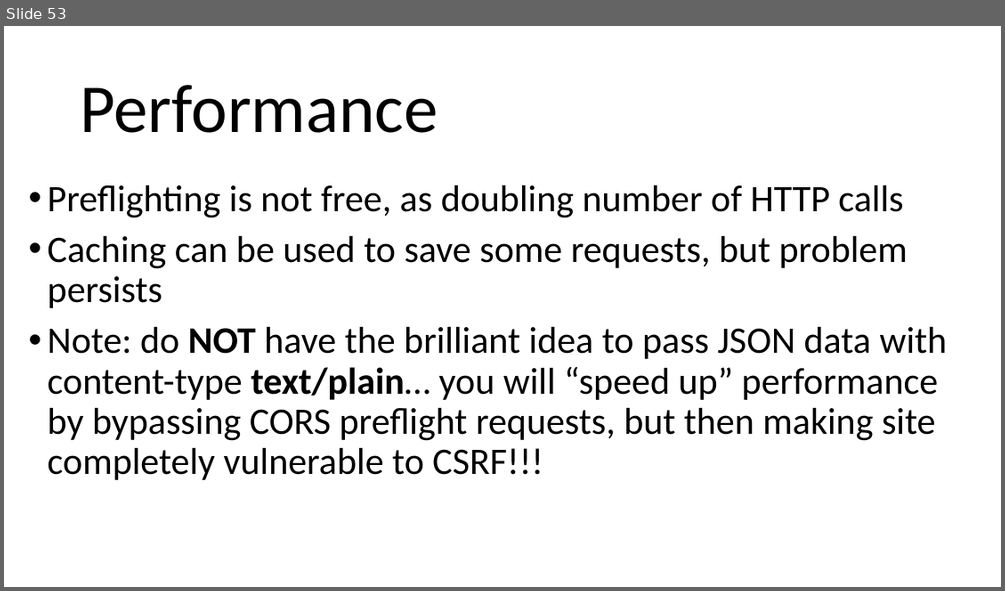
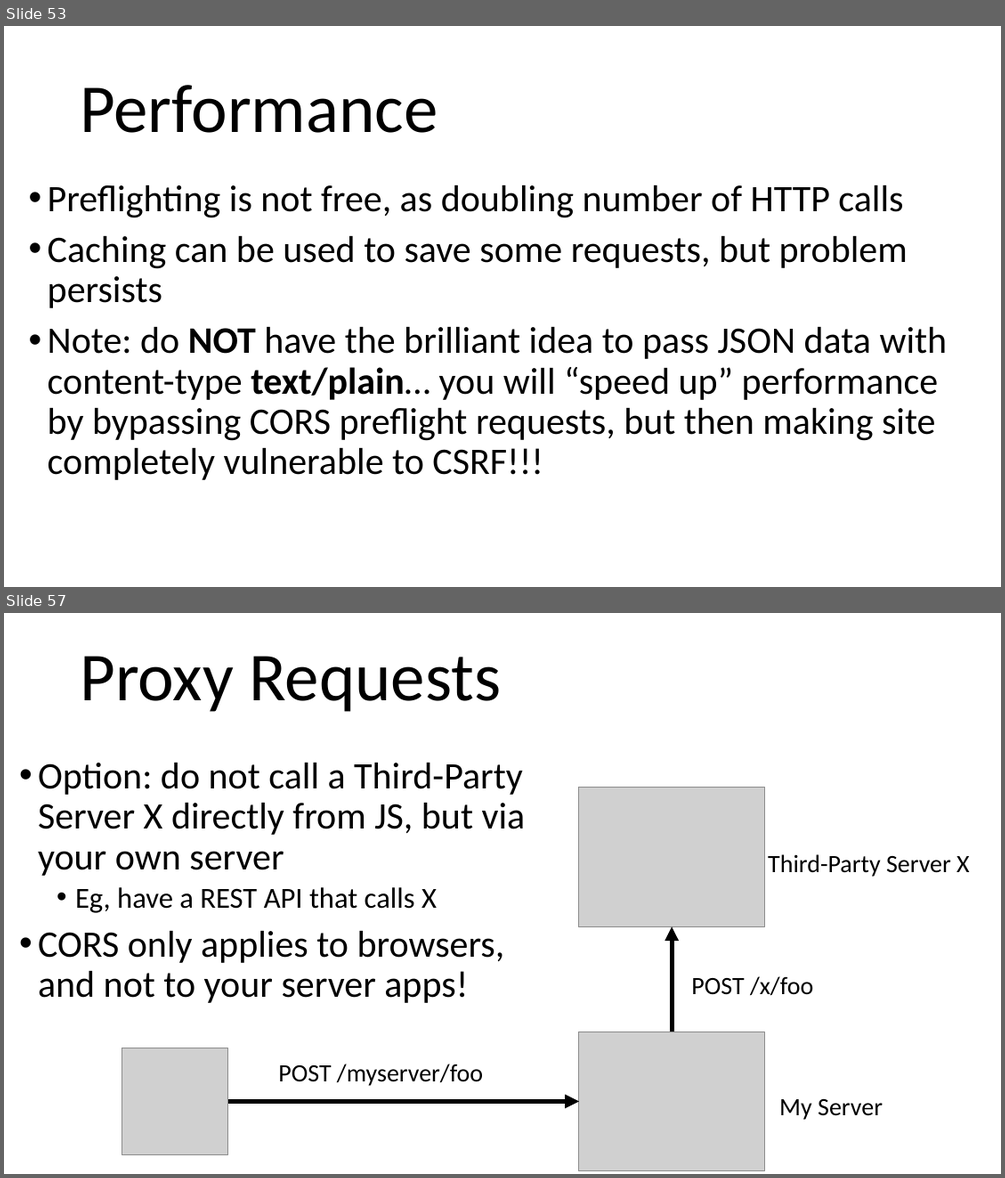
Before and after one commit to arcuri82/web_development_and_api_design, a slide deck: docs/slides/lesson_08.pptx. Shown one above the other, each under a label of ours: slide 53 before the commit, slides 53 and 57 after it; the slides between them are not shown. The pictures are 1005x591 and 1005x1178 pixels, drawn with LibreOffice and Linux fonts; fonts in the diff are those of the drawing; grey boxes stand for pictures. Boxes give left, top, right and bottom in pixels: in the first picture for what was removed or moved away, otherwise in the second. Text is boxed around its words. In the diff, an @@ line names an element or a change of style, - is before the commit and + after.

```diff
--- a/docs/slides/lesson_08.pptx
+++ b/docs/slides/lesson_08.pptx
@@ slide 57 added at <box>4,613,1001,1174</box>, background #FFFFFF @@
@@ title added at <box>80,656,501,712</box>, 66 pt, text #000000 @@
+Proxy Requests
@@ text added at <box>38,763,526,1003</box>, 36 pt, text #000000 @@
+• Option: do not call a Third-Party Server X directly from JS, but via your own server
+  • Eg, have a REST API that calls X
+• CORS only applies to browsers, and not to your server apps!
@@ picture added at <box>579,787,764,927</box> @@
@@ text added at <box>768,854,970,876</box>, 24 pt, text #000000 @@
+Third-Party Server X
@@ arrow added from (672, 1031) to (672, 927), #000000 4.5 pt @@
@@ text added at <box>691,976,813,996</box>, 24 pt, text #000000 @@
+POST /x/foo
@@ picture added at <box>579,1031,764,1171</box> @@
@@ picture added at <box>122,1048,228,1154</box> @@
@@ text added at <box>278,1063,483,1086</box>, 24 pt, text #000000 @@
+POST /myserver/foo
@@ arrow added from (228, 1102) to (579, 1102), #000000 4.5 pt @@
@@ text added at <box>779,1099,882,1119</box>, 24 pt, text #000000 @@
+My Server
```
Also in this commit, not shown: 3 slides changed, 10 other slides added, 4 slides removed, 1 other file.
